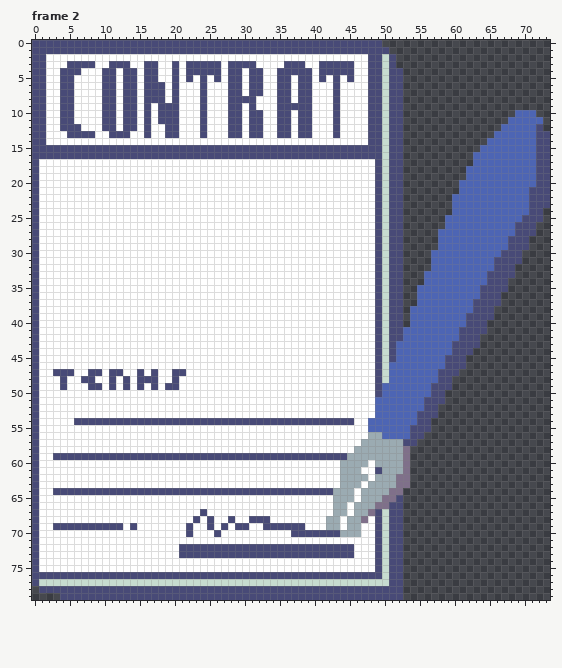
Edited in one commit: pixel-art file (Assets/Sprite/Ase/contract.ase). This is how it looked before the edit.
74x80 pixels, 3 frames. Shown: frame 2. The commit also changed other frames, which this record leaves out.
New version:
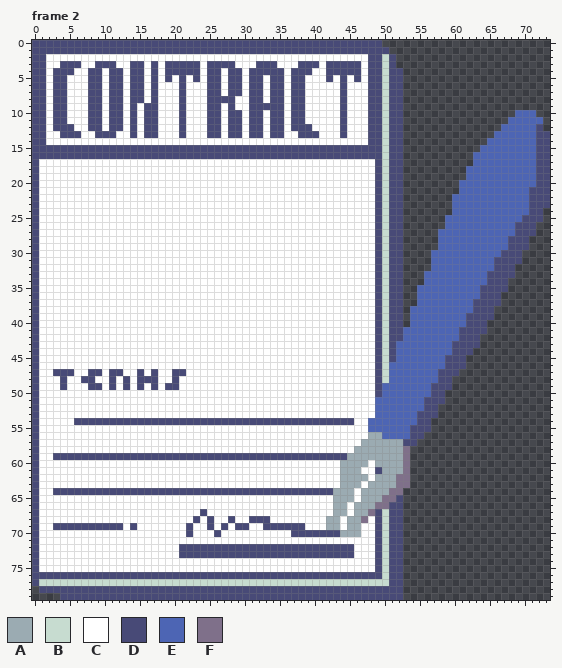
Palette (. is transparent): A #9babb2  B #c7dcd0  C #ffffff  D #484a77  E #4d65b4  F #7f708a
Changes in this commit:
Frame 2, layer "Layer 1":
y 3: x 4 C -> D; x 7..10 DDCC -> CCDD; x 12..16 DDCCD -> CCDDC; x 19 C -> D; x 21 C -> D; x 24 D -> C; x 27 C -> D; x 29..34 DDDCCC -> CCCDDD; x 36..37 DD -> CC; x 39..41 CCD -> DDC; x 46 C -> D
y 4: x 3 C -> D; x 6 D -> C; x 8..10 CCD -> DDC; x 12..13 CD -> DC; x 15..16 CD -> DC; x 19 C -> D; x 21 C -> D; x 24 D -> C; x 33..34 CC -> DD; x 36 D -> C; x 41 D -> C; x 46 C -> D
y 5: x 3 C -> D; x 5 D -> C; x 8..10 CCD -> DDC; x 12..13 CD -> DC; x 15..16 CD -> DC; x 19..25 CDCDCDC -> DCDCDCD; x 34 C -> D; x 36..37 DC -> CD; x 39 D -> C; x 41..46 DCDCDC -> CDCDCD
y 6..7: x 3 C -> D; x 5 D -> C; x 8..10 CCD -> DDC; x 12..13 CD -> DC; x 15..16 CD -> DC; x 18 D -> C; x 20..21 DC -> CD; x 24..26 DCC -> CDD; x 34 C -> D; x 36..37 DC -> CD; x 39 D -> C; x 43..44 DC -> CD
y 8: x 3 C -> D; x 5 D -> C; x 8..10 CCD -> DDC; x 12..13 CD -> DC; x 15..16 CD -> DC; x 18 D -> C; x 20..21 DC -> CD; x 24..27 DCCC -> CDDD; x 29..30 DD -> CC; x 32 C -> D; x 34 C -> D; x 36..37 DC -> CD; x 39 D -> C; x 43..44 DC -> CD
y 9: x 3 C -> D; x 5 D -> C; x 8..10 CCD -> DDC; x 12..13 CD -> DC; x 17..21 CDDDC -> DCCCD; x 24..26 DCC -> CDD; x 29 D -> C; x 32..34 CCC -> DDD; x 36 D -> C; x 39 D -> C; x 43..44 DC -> CD
y 10..11: x 3 C -> D; x 5 D -> C; x 8..10 CCD -> DDC; x 12..13 CD -> DC; x 17..21 CDDDC -> DCCCD; x 24..26 DCC -> CDD; x 34 C -> D; x 36..37 DC -> CD; x 39 D -> C; x 43..44 DC -> CD
y 12: x 3 C -> D; x 6 D -> C; x 8..10 CCD -> DDC; x 12..13 CD -> DC; x 17 C -> D; x 19..21 DDC -> CCD; x 24..26 DCC -> CDD; x 34 C -> D; x 36..37 DC -> CD; x 43..44 DC -> CD
y 13: x 4 C -> D; x 7..10 DDCC -> CCDD; x 12..14 DDC -> CCD; x 17 C -> D; x 19..21 DDC -> CCD; x 24..26 DCC -> CDD; x 34 C -> D; x 36 D -> C; x 40 C -> D; x 43..44 DC -> CD
Pixel boxes of the changes (left, top, right, bottom) in both pictures:
changed: (53, 61, 361, 138)
